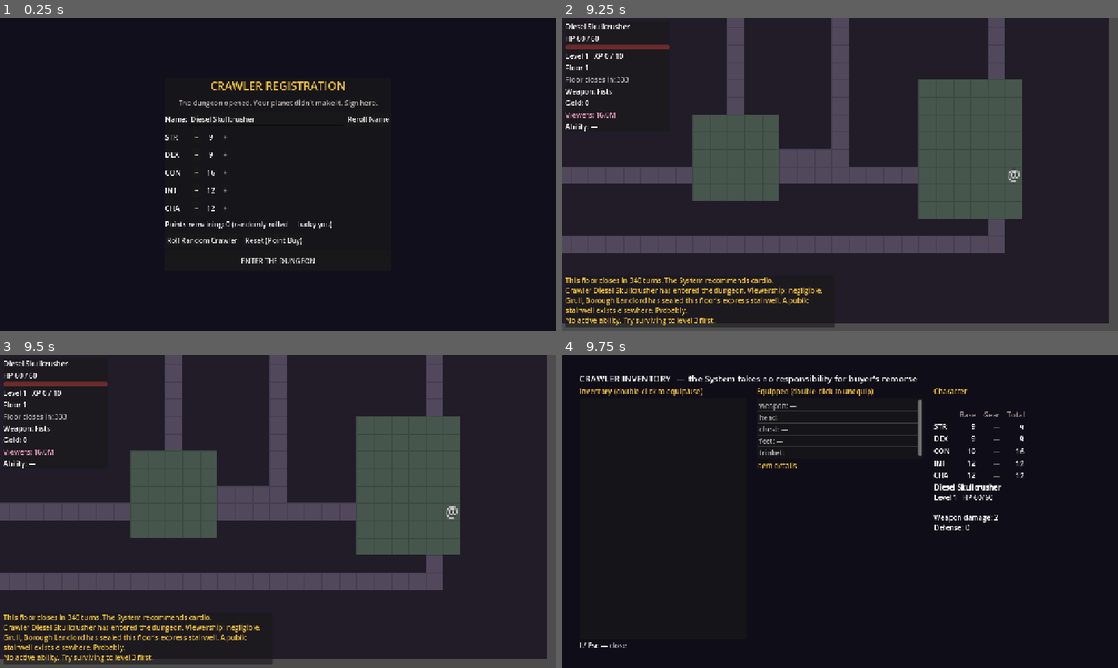
Above: before the commit, frames 1-4 (two rows, left to right).
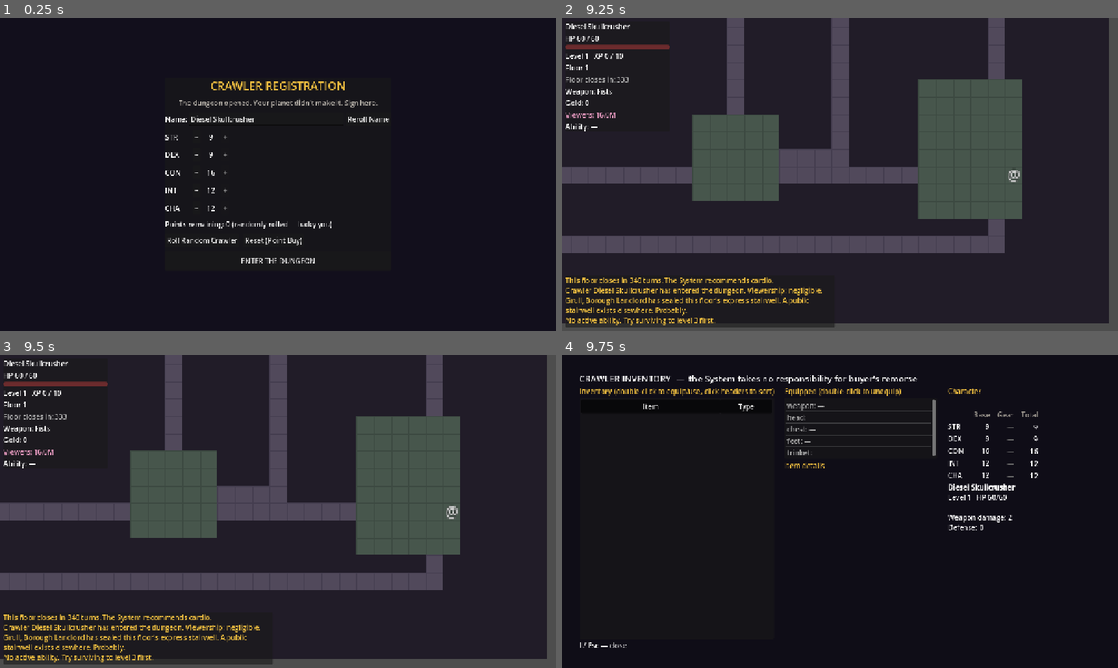
Above: after the commit, the same moments.

Repository: SamuelArchibald3/DungeonCrawler
Game: Godot game, scene res://scenes/main/main.tscn
Same seed, same stepped clock (60 frames per second), same inputs: the game is played once before the commit and once after it.
Inputs (mouse positions are in pixels of both pictures, inside the frame that each line leads up to):
- Up to frame 1 (0.25 s): no input
- Up to frame 2 (9.25 s): click "ENTER THE DUNGEON" at 0.5 s; tap Enter at 1.25, 2.75, 4.25, 4.35, 8.85 s; move the mouse to (962, 158) at 1.27 s; hold D (move_right) 1.28-2.03 s; hold Q (ability) 1.28-2.03 s; click (962, 158) at 1.42 s; tap Space (wait) at 2, 3.5, 3.6, 5, 8.1 s; move the mouse to (728, 190) at 2.02 s; hold S (move_down) 2.03-2.78 s; tap V (achievements) at 2.1, 6.6 s; click (728, 190) at 2.17 s; move the mouse to (895, 105) at 2.77 s; hold D (move_right) 2.78-3.53 s; hold E (interact) 2.78-3.53 s; click (895, 105) at 2.92 s; move the mouse to (812, 237) at 3.52 s; hold W (move_up) 3.53-4.28 s; click (812, 237) at 3.67 s; move the mouse to (1006, 221) at 4.27 s; hold A (move_left) 4.28-5.78 s; click (1006, 221) at 4.42 s; tap I (inventory) at 4.9 s; move the mouse to (673, 127) at 5.02 s; tap Tab at 5.1 s; click (673, 127) at 5.17 s; tap M (map) at 5.65 s; move the mouse to (867, 174) at 5.77 s; hold S (move_down) 5.78-6.53 s; hold Q (ability) 5.78-6.53 s; click (867, 174) at 5.92 s; move the mouse to (756, 96) at 6.52 s; hold D (move_right) 6.53-7.28 s; click (756, 96) at 6.67 s; move the mouse to (962, 158) at 7.27 s; hold W (move_up) 7.28-8.03 s; hold E (interact) 7.28-8.03 s; click (962, 158) at 7.42 s; move the mouse to (728, 190) at 8.02 s; hold D (move_right) 8.03-8.78 s; click (728, 190) at 8.17 s; move the mouse to (895, 105) at 8.77 s; hold S (move_down) from 8.78 s (still down); click (895, 105) at 8.92 s
- Up to frame 3 (9.5 s): keep holding S (move_down)
- Up to frame 4 (9.75 s): move the mouse to (812, 574) at 9.52 s; release S (move_down) at 9.53 s; hold A (move_left) from 9.53 s (still down); tap Tab at 9.6 s; click (812, 574) at 9.67 s

Frames 1-3 are identical in both runs. In frame 4, 2.7% of the frame differs, in the area x 14-86%, y 10-56%.

Commit message:
Add sortable Item/Type/Price columns to item lists
New reusable ItemTree control (a Tree with titled columns) replaces the
flat ItemLists in the inventory and both shop panes. Every item shows a
Type column - consumable or equip:<slot> - and shop lists add a Price
column. Clicking a column title sorts (Item by name, Type by slot order
weapon->consumable, Price numerically); clicking again flips direction.
Rows carry their source-array index as metadata, so sorted views never
desync equip/buy/sell actions from the underlying arrays.

Co-Authored-By: Claude Fable 5 <noreply@anthropic.com>

Diff:
--- a/scenes/main/main.gd
+++ b/scenes/main/main.gd
@@ -291,8 +291,7 @@
 			inventory_screen.allocate_allowed = true
 			inventory_screen.open()
 		50:
-			if inventory_screen._inv_list.item_count > 0:
-				inventory_screen._inv_list.select(0)
+			if GameState.character.inventory.size() > 0:
 				inventory_screen._on_inventory_selected(0)
 		60:
 			_capture("inventory")
@@ -300,7 +299,6 @@
 			inventory_screen.close()
 			if is_instance_valid(dungeon) and dungeon.shopkeeper != null:
 				shop_screen.open_for(dungeon.shopkeeper)
-				shop_screen._stock_list.select(0)
 				shop_screen._on_stock_selected(0)
 		70:
 			_capture("shop")
--- a/scenes/ui/inventory_screen.gd
+++ b/scenes/ui/inventory_screen.gd
@@ -8,7 +8,7 @@
 ## Set by main before open(): stat points may only be spent in a saferoom
 var allocate_allowed := false
 
-var _inv_list: ItemList
+var _inv_list: ItemTree
 var _equip_list: ItemList
 var _detail: RichTextLabel
 var _stats: RichTextLabel
@@ -48,11 +48,11 @@
 	var left := VBoxContainer.new()
 	left.size_flags_horizontal = Control.SIZE_EXPAND_FILL
 	hbox.add_child(left)
-	left.add_child(_make_header("Inventory (double-click to equip/use)"))
-	_inv_list = ItemList.new()
+	left.add_child(_make_header("Inventory (double-click to equip/use, click headers to sort)"))
+	_inv_list = ItemTree.new()
 	_inv_list.size_flags_vertical = Control.SIZE_EXPAND_FILL
-	_inv_list.item_activated.connect(_on_inventory_activated)
-	_inv_list.item_selected.connect(_on_inventory_selected)
+	_inv_list.item_row_activated.connect(_on_inventory_activated)
+	_inv_list.item_row_selected.connect(_on_inventory_selected)
 	left.add_child(_inv_list)
 
 	# Middle: equipment
@@ -151,10 +151,7 @@
 
 func refresh() -> void:
 	var c: CharacterData = GameState.character
-	_inv_list.clear()
-	for item: ItemData in c.inventory:
-		_inv_list.add_item(item.display_name() + item.level_tag())
-		_inv_list.set_item_custom_fg_color(_inv_list.item_count - 1, Color(ItemData.RARITY_COLORS[item.rarity]))
+	_inv_list.set_items(c.inventory)
 
 	_equip_list.clear()
 	for slot in CharacterData.EQUIP_SLOTS:
--- /dev/null
+++ b/scenes/ui/item_tree.gd
@@ -0,0 +1,119 @@
+class_name ItemTree
+extends Tree
+## Reusable item table: Item | Type | (optional) Price. Column titles are
+## clickable to sort; clicking the same title flips direction. Rows carry
+## their source-array index as metadata so display order never desyncs
+## activation from the underlying inventory/stock array.
+
+signal item_row_activated(item_index: int)
+signal item_row_selected(item_index: int)
+
+const TYPE_ORDER: Array[StringName] = [&"weapon", &"head", &"chest", &"feet", &"trinket", &"consumable"]
+
+var _items: Array = []
+var _price_fn := Callable()
+var _sort_column := -1
+var _sort_ascending := true
+
+
+func _ready() -> void:
+	hide_root = true
+	allow_reselect = true
+	set_column_titles_visible(true)
+	column_title_clicked.connect(_on_title_clicked)
+	item_activated.connect(_emit_activated)
+	item_selected.connect(_emit_selected)
+
+
+## price_fn: Callable(ItemData) -> int; when valid, a sortable Price column appears.
+func set_items(items: Array, price_fn: Callable = Callable()) -> void:
+	_items = items
+	_price_fn = price_fn
+	columns = 3 if _price_fn.is_valid() else 2
+	set_column_title(0, "Item")
+	set_column_expand(0, true)
+	set_column_title(1, "Type")
+	set_column_expand(1, false)
+	set_column_custom_minimum_width(1, 120)
+	if _price_fn.is_valid():
+		set_column_title(2, "Price")
+		set_column_expand(2, false)
+		set_column_custom_minimum_width(2, 76)
+	_rebuild()
+
+
+func _rebuild() -> void:
+	clear()
+	var root := create_item()
+	for i: int in _display_order():
+		var item: ItemData = _items[i]
+		var row := create_item(root)
+		row.set_text(0, item.display_name() + item.level_tag())
+		row.set_custom_color(0, Color(ItemData.RARITY_COLORS[item.rarity]))
+		row.set_text(1, item.type_label())
+		row.set_custom_color(1, Color(0.6, 0.58, 0.55))
+		if _price_fn.is_valid():
+			row.set_text(2, "%d g" % _price_fn.call(item))
+			row.set_custom_color(2, Color(0.94, 0.75, 0.25))
+		row.set_metadata(0, i)
+
+
+func _type_key(index: int) -> int:
+	return TYPE_ORDER.find((_items[index] as ItemData).base.slot)
+
+
+func _name_of(index: int) -> String:
+	return (_items[index] as ItemData).display_name()
+
+
+func _display_order() -> Array:
+	var order: Array = range(_items.size())
+	if _sort_column < 0:
+		return order
+	var asc := _sort_ascending
+	match _sort_column:
+		0:
+			order.sort_custom(func(a: int, b: int) -> bool:
+				return _name_of(a) < _name_of(b) if asc else _name_of(b) < _name_of(a))
+		1:
+			order.sort_custom(func(a: int, b: int) -> bool:
+				var ka := _type_key(a)
+				var kb := _type_key(b)
+				if ka == kb:
+					return _name_of(a) < _name_of(b)
+				return ka < kb if asc else kb < ka)
+		2:
+			if _price_fn.is_valid():
+				order.sort_custom(func(a: int, b: int) -> bool:
+					var pa: int = _price_fn.call(_items[a])
+					var pb: int = _price_fn.call(_items[b])
+					return pa < pb if asc else pb < pa)
+	return order
+
+
+func _on_title_clicked(column: int, mouse_button_index: int) -> void:
+	if mouse_button_index != MOUSE_BUTTON_LEFT:
+		return
+	if _sort_column == column:
+		_sort_ascending = not _sort_ascending
+	else:
+		_sort_column = column
+		_sort_ascending = true
+	_rebuild()
+
+
+func _selected_source_index() -> int:
+	var row := get_selected()
+	return row.get_metadata(0) if row != null else -1
+
+
+func _emit_activated() -> void:
+	var index := _selected_source_index()
+	if index >= 0:
+		item_row_activated.emit(index)
+
+
+func _emit_selected() -> void:
+	var index := _selected_source_index()
+	if index >= 0:
+		item_row_selected.emit(index)
--- a/scenes/ui/shop_screen.gd
+++ b/scenes/ui/shop_screen.gd
@@ -6,8 +6,8 @@
 signal closed
 
 var _keeper: Shopkeeper
-var _stock_list: ItemList
-var _inv_list: ItemList
+var _stock_list: ItemTree
+var _inv_list: ItemTree
 var _detail: RichTextLabel
 var _gold_label: Label
 
@@ -48,11 +48,11 @@
 	var left := VBoxContainer.new()
 	left.size_flags_horizontal = Control.SIZE_EXPAND_FILL
 	hbox.add_child(left)
-	left.add_child(_make_header("For sale (double-click to buy)"))
-	_stock_list = ItemList.new()
+	left.add_child(_make_header("For sale (double-click to buy, click headers to sort)"))
+	_stock_list = ItemTree.new()
 	_stock_list.size_flags_vertical = Control.SIZE_EXPAND_FILL
-	_stock_list.item_activated.connect(_on_stock_activated)
-	_stock_list.item_selected.connect(_on_stock_selected)
+	_stock_list.item_row_activated.connect(_on_stock_activated)
+	_stock_list.item_row_selected.connect(_on_stock_selected)
 	left.add_child(_stock_list)
 
 	var mid := VBoxContainer.new()
@@ -67,11 +67,11 @@
 	var right := VBoxContainer.new()
 	right.size_flags_horizontal = Control.SIZE_EXPAND_FILL
 	hbox.add_child(right)
-	right.add_child(_make_header("Your stuff (double-click to sell)"))
-	_inv_list = ItemList.new()
+	right.add_child(_make_header("Your stuff (double-click to sell, click headers to sort)"))
+	_inv_list = ItemTree.new()
 	_inv_list.size_flags_vertical = Control.SIZE_EXPAND_FILL
-	_inv_list.item_activated.connect(_on_inv_activated)
-	_inv_list.item_selected.connect(_on_inv_selected)
+	_inv_list.item_row_activated.connect(_on_inv_activated)
+	_inv_list.item_row_selected.connect(_on_inv_selected)
 	right.add_child(_inv_list)
 
 	var hint := Label.new()
@@ -113,15 +113,10 @@
 	var c: CharacterData = GameState.character
 	_gold_label.text = "Your gold: %d      (CHA %d adjusts prices — charm is currency)" % [c.gold, _cha()]
 
-	_stock_list.clear()
-	for item: ItemData in _keeper.stock:
-		_stock_list.add_item("%s%s  —  %d g" % [item.display_name(), item.level_tag(), LootGenerator.buy_price(item, _cha())])
-		_stock_list.set_item_custom_fg_color(_stock_list.item_count - 1, Color(ItemData.RARITY_COLORS[item.rarity]))
-
-	_inv_list.clear()
-	for item: ItemData in c.inventory:
-		_inv_list.add_item("%s%s  —  %d g" % [item.display_name(), item.level_tag(), LootGenerator.sell_price(item, _cha())])
-		_inv_list.set_item_custom_fg_color(_inv_list.item_count - 1, Color(ItemData.RARITY_COLORS[item.rarity]))
+	_stock_list.set_items(_keeper.stock,
+		func(item: ItemData) -> int: return LootGenerator.buy_price(item, _cha()))
+	_inv_list.set_items(c.inventory,
+		func(item: ItemData) -> int: return LootGenerator.sell_price(item, _cha()))
 
 	_detail.clear()
 
--- a/scripts/item_data.gd
+++ b/scripts/item_data.gd
@@ -76,6 +76,11 @@
 	return " [L%d]" % item_level if item_level > 0 else ""
 
 
+## Type column text: "consumable" or "equip: <slot>".
+func type_label() -> String:
+	return "consumable" if is_consumable() else "equip: %s" % base.slot
+
+
 ## Multi-line tooltip/detail text.
 func describe() -> String:
 	var lines: Array[String] = []
--- a/tests/systest.gd
+++ b/tests/systest.gd
@@ -430,6 +430,42 @@
 	var cha_total_text: String = main.inventory_screen._stat_rows[&"CHA"]["total"].text
 	check(cha_total_text == str(c.get_stat(&"CHA")), "total column shows the final stat")
 
+	# --- Item type column and sortable lists ---
+	check(LootGenerator.make_potion().type_label() == "consumable", "potions typed as consumable")
+	var typed_sword := ItemData.new()
+	typed_sword.base = LootGenerator.get_def(&"rusty_sword")
+	check(typed_sword.type_label() == "equip: weapon", "gear typed with its slot")
+	var saved_inventory: Array = c.inventory
+	var typed_helm := ItemData.new()
+	typed_helm.base = LootGenerator.get_def(&"pot_helm")
+	c.inventory = [LootGenerator.make_potion(), typed_helm, typed_sword]
+	main.inventory_screen.refresh()
+	var inv_tree: ItemTree = main.inventory_screen._inv_list
+	inv_tree._on_title_clicked(1, MOUSE_BUTTON_LEFT)  # sort by Type
+	var first_row := inv_tree.get_root().get_first_child()
+	check(first_row.get_text(1) == "equip: weapon", "type sort lists weapons first (%s)" % first_row.get_text(1))
+	var last_row := first_row
+	while last_row.get_next() != null:
+		last_row = last_row.get_next()
+	check(last_row.get_text(1) == "consumable", "type sort lists consumables last")
+	check(c.inventory[first_row.get_metadata(0)] == typed_sword, "sorted rows still map to source items")
+	c.inventory = saved_inventory
+	main.inventory_screen.refresh()
+
+	# Price sorting in the shop
+	if dungeon.shopkeeper != null:
+		main.shop_screen.open_for(dungeon.shopkeeper)
+		var stock_tree: ItemTree = main.shop_screen._stock_list
+		stock_tree._on_title_clicked(2, MOUSE_BUTTON_LEFT)  # sort by Price ascending
+		var cheap_row := stock_tree.get_root().get_first_child()
+		var dear_row := cheap_row
+		while dear_row.get_next() != null:
+			dear_row = dear_row.get_next()
+		var cheap: int = LootGenerator.buy_price(dungeon.shopkeeper.stock[cheap_row.get_metadata(0)], c.get_stat(&"CHA"))
+		var dear: int = LootGenerator.buy_price(dungeon.shopkeeper.stock[dear_row.get_metadata(0)], c.get_stat(&"CHA"))
+		check(cheap <= dear, "price sort orders cheapest first (%d <= %d)" % [cheap, dear])
+		main.shop_screen.close()
+
 	# --- Saferooms: regen, crush immunity, enemies stay out ---
 	var safe_pos := Vector2i(-1, -1)
 	var lurk_pos := Vector2i(-1, -1)
Not shown, added: scenes/ui/item_tree.gd.uid
